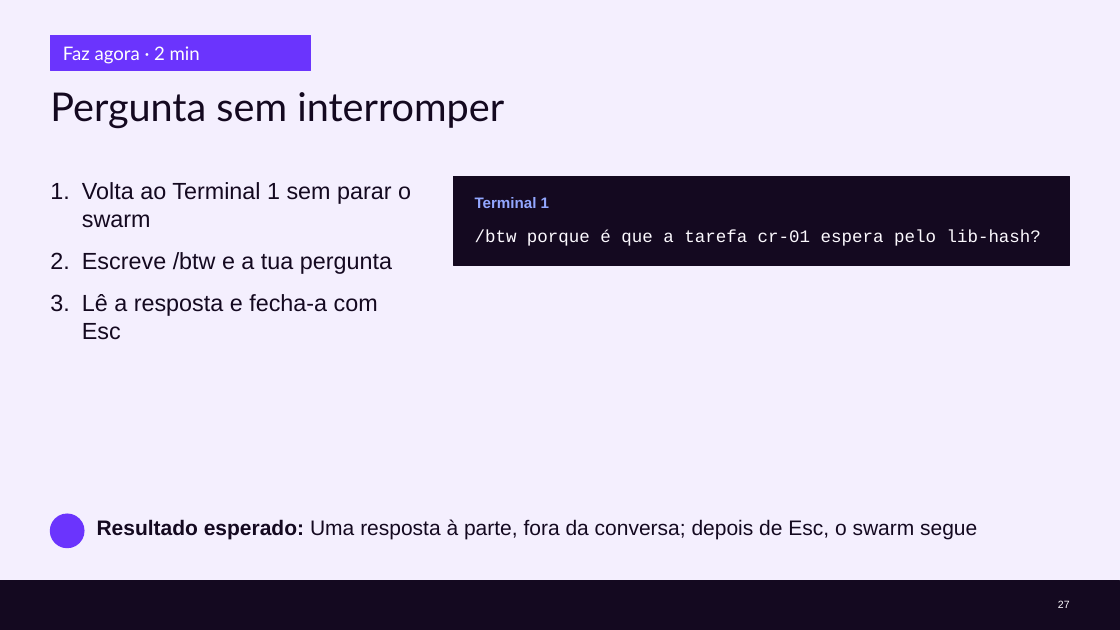
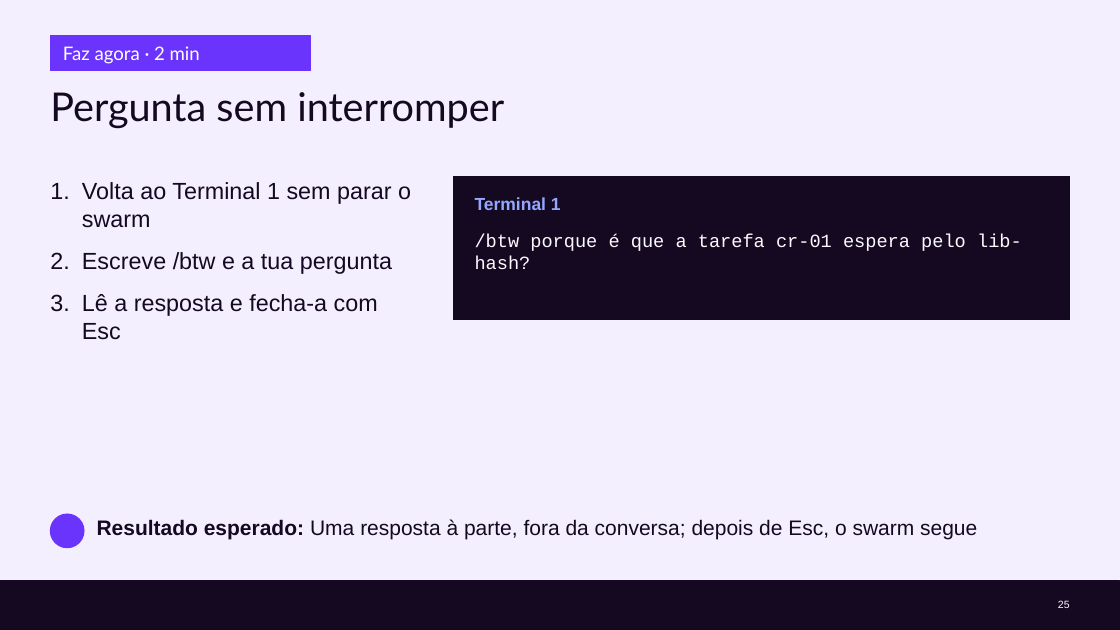
Before and after one commit to cx-guilherme-pinto/workshop-claude, a slide deck: slide 25 of slides/workshop.pptx (slide 27 before the commit). Drawn at 1120x630 pixels with LibreOffice and Linux fonts; fonts in the diff are those of the drawing; background and template pictures are left out. Boxes give left, top, right and bottom in pixels: in the first picture for what was removed or moved away, otherwise in the second. Text is boxed around its words. In the diff, an @@ line names an element or a change of style, - is before the commit and + after.

```diff
--- a/slides/workshop.pptx
+++ b/slides/workshop.pptx
@@ rectangle: place and size @@
-rectangle at (454, 176, 1070, 266)
+rectangle at (454, 176, 1070, 320)
@@ text "Terminal 1" at (475, 197, 561, 210): size 13 to 15 pt @@
@@ text "/btw porque é que a ..." at (475, 234, 1022, 269): size 15 to 16 pt @@
@@ page number at (1058, 600, 1070, 608): text changed @@
-27
+25
```
Also in this commit, not shown: 29 other slides changed, 4 slides added, 7 slides removed, 11 other files.
